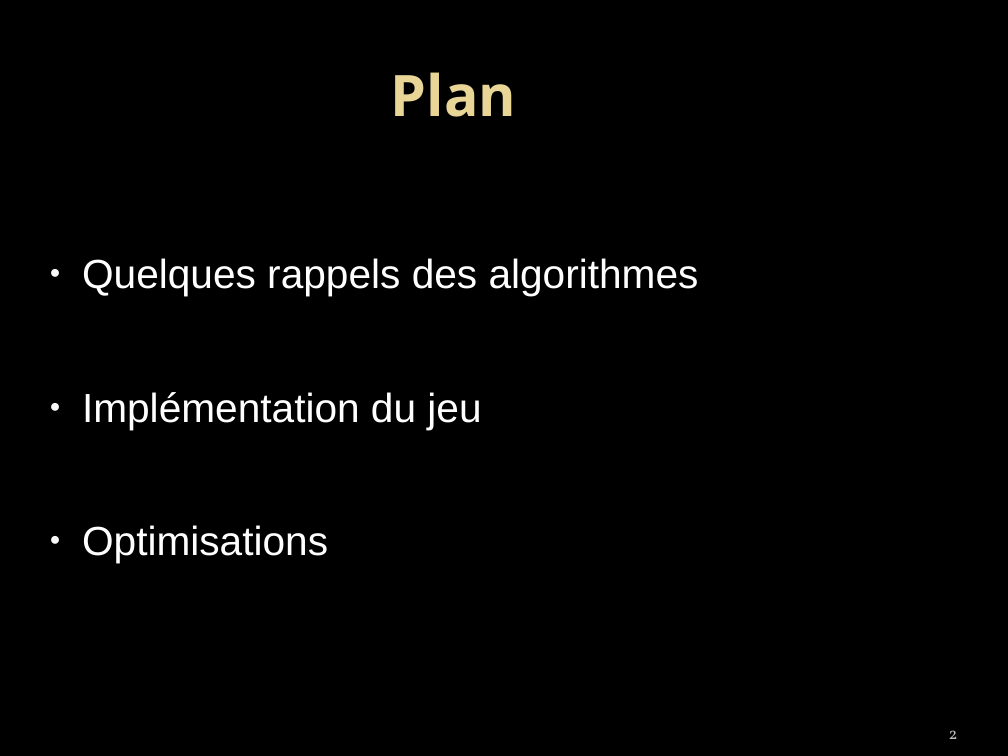
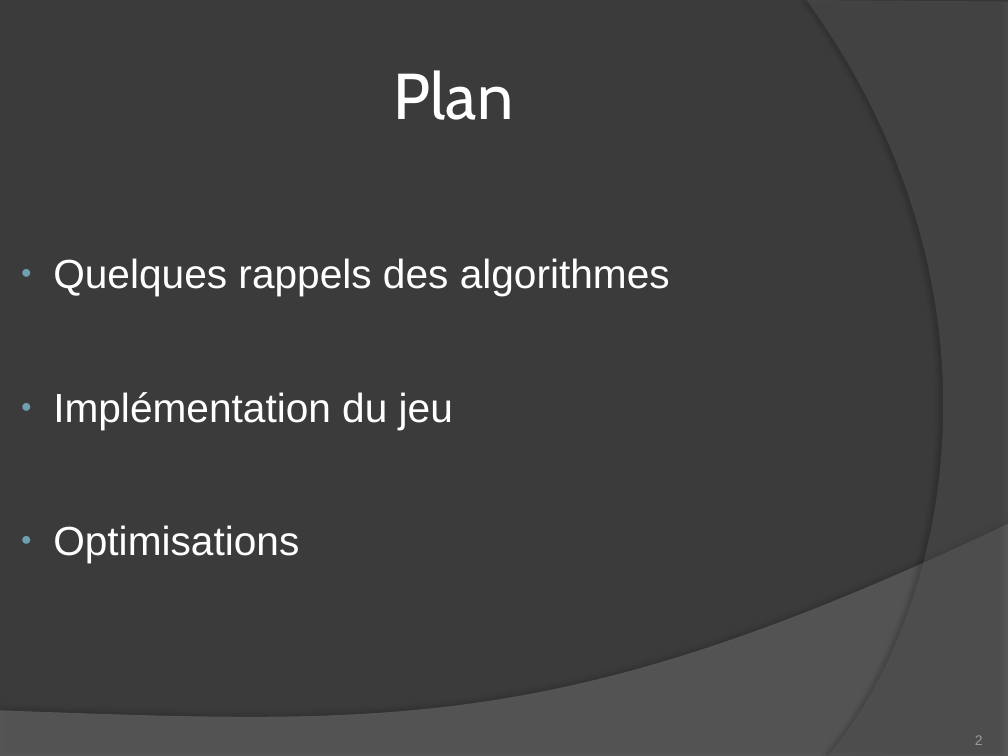
Before and after one commit to romaincarlsen/EtudesPratiques, a slide deck: slide 2 of Diapo Soutenance.pptx. Drawn at 1008x756 pixels with LibreOffice and Linux fonts; fonts in the diff are those of the drawing; background and template pictures are left out. Boxes give left, top, right and bottom in pixels: in the first picture for what was removed or moved away, otherwise in the second. Text is boxed around its words. In the diff, an @@ line names an element or a change of style, - is before the commit and + after.

```diff
--- a/Diapo Soutenance.pptx
+++ b/Diapo Soutenance.pptx
@@ background picture (left out) to #3B3B3B @@
@@ freeform shape added at [807,0,1008,756], fill #5E5E5E at 40% opacity @@
@@ title "Plan" at [394,70,513,120]: size 45 to 51 pt, font Noto Sans to Cabin, text colour gradient #EAD696 to #E7D081 to #FFFFFF, bold off @@
@@ text "Quelques rappels des algorithmes": place and size @@
-text "Quelques rappels des algorithmes" at [82,258,699,563]
+text "Quelques rappels des algorithmes" at [53,258,670,563]
@@ text "Quelques rappels des algorithmes" at [53,258,670,563]: bullet colour #F9F9F9 to #6EA0B0 @@
@@ freeform shape added at [0,524,1008,756], fill #7F7F7F at 45% opacity @@
@@ page number: place and size @@
-page number at [949,730,958,739]
+page number at [975,735,983,745]
@@ page number at [975,735,983,745]: size 13 to 11 pt, font Vollkorn to Arial, text colour #BDBDBD to #9D9B9A @@
```
Also in this commit, not shown: 11 other slides changed, 2 other files.
